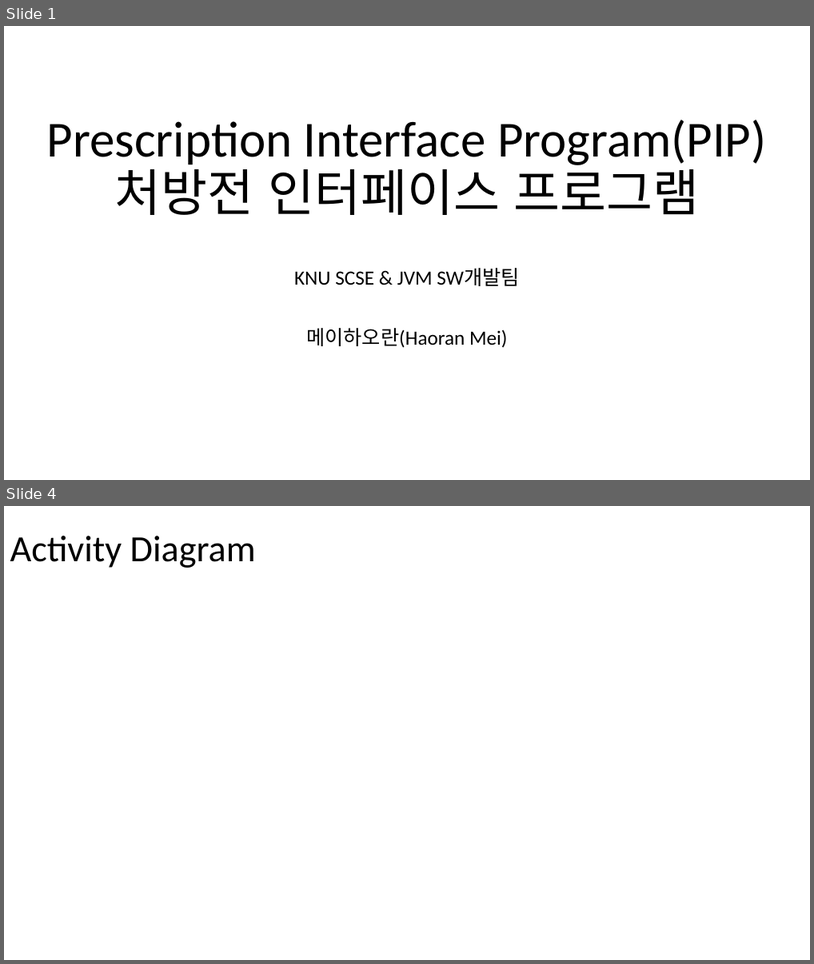
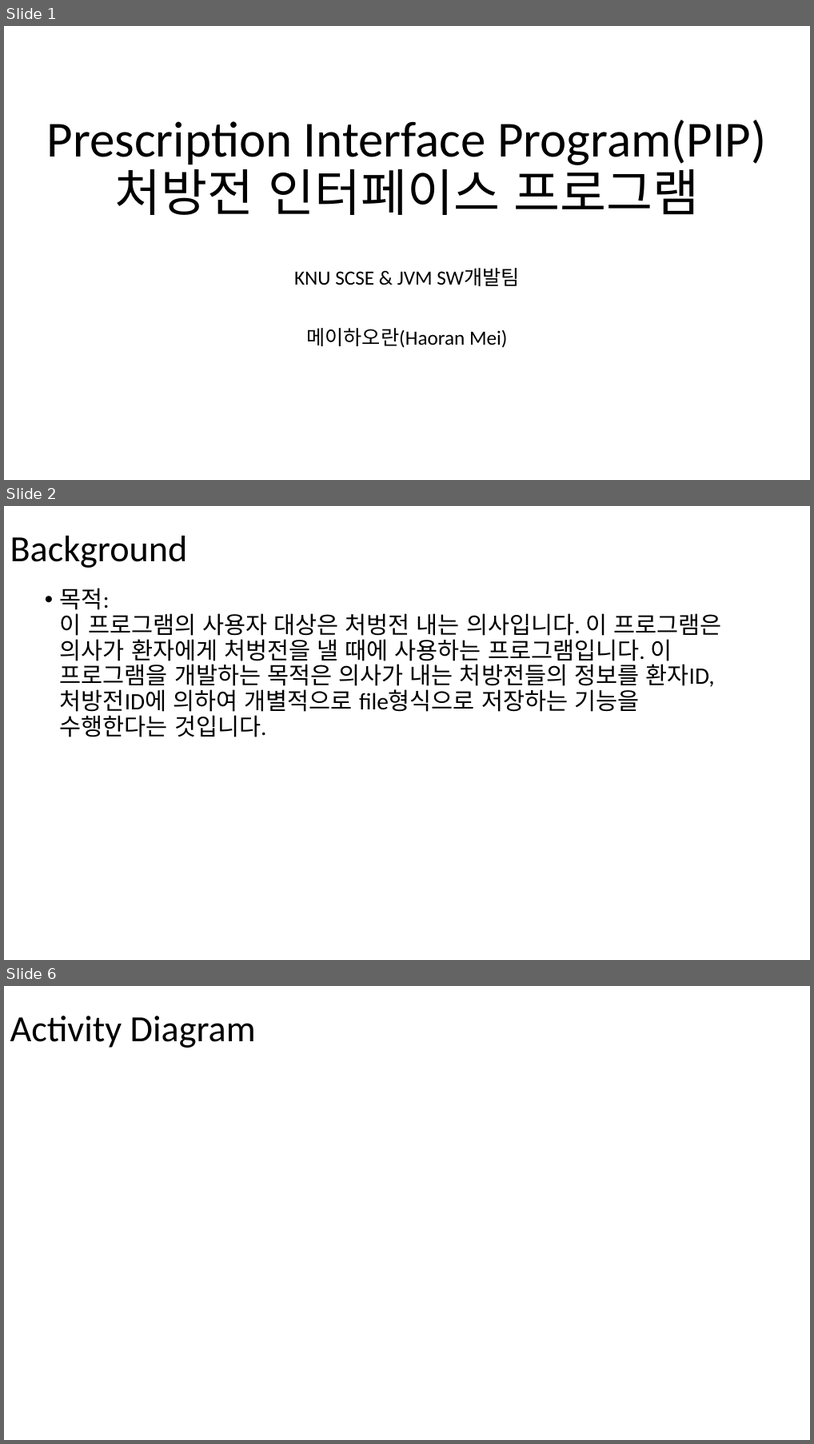
Before and after one commit to MRMRMRMayInternship/metarial, a slide deck: srs/Report.pptx. Shown one above the other, each under a label of ours: slides 1 and 4 before the commit, slides 1, 2 and 6 after it; the slides between them are not shown. The pictures are 814x964 and 814x1444 pixels, drawn with LibreOffice and Linux fonts; fonts in the diff are those of the drawing. Boxes give left, top, right and bottom in pixels: in the first picture for what was removed or moved away, otherwise in the second. Text is boxed around its words. In the diff, an @@ line names an element or a change of style, - is before the commit and + after.

```diff
--- a/srs/Report.pptx
+++ b/srs/Report.pptx
@@ slide 2 added at bbox=[4, 506, 810, 960], background #FFFFFF @@
@@ title added at bbox=[10, 536, 188, 568], 44 pt, text #000000 @@
+Background
@@ text added at bbox=[60, 588, 722, 737], 28 pt, text #000000 @@
+• 목적:
+  이 프로그램의 사용자 대상은 처벙전 내는 의사입니다. 이 프로그램은 의사가 환자에게 처벙전을 낼 때에 사용하는 프로그램입니다. 이 프로그램을 개발하는 목적은 의사가 내는 처방전들의 정보를 환자ID,처방전ID에 의하여 개별적으로 file형식으로 저장하는 기능을 수행한다는 것입니다.
@@ what was slide 4 is now slide 6 @@
```
Also in this commit, not shown: 3 slides changed, 10 other slides added, 4 other files.
